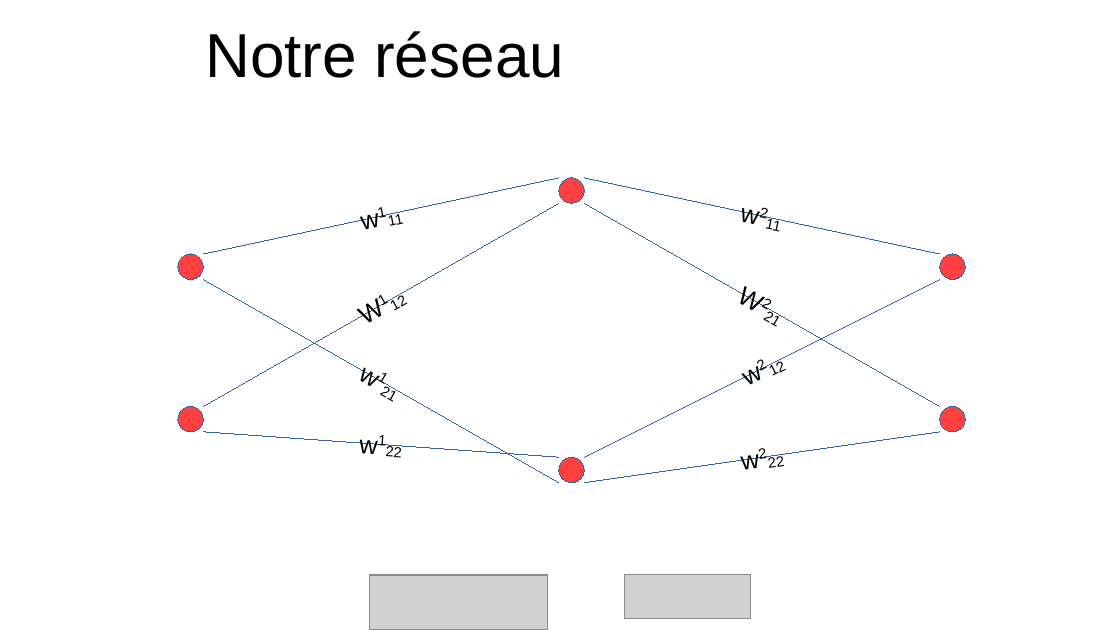
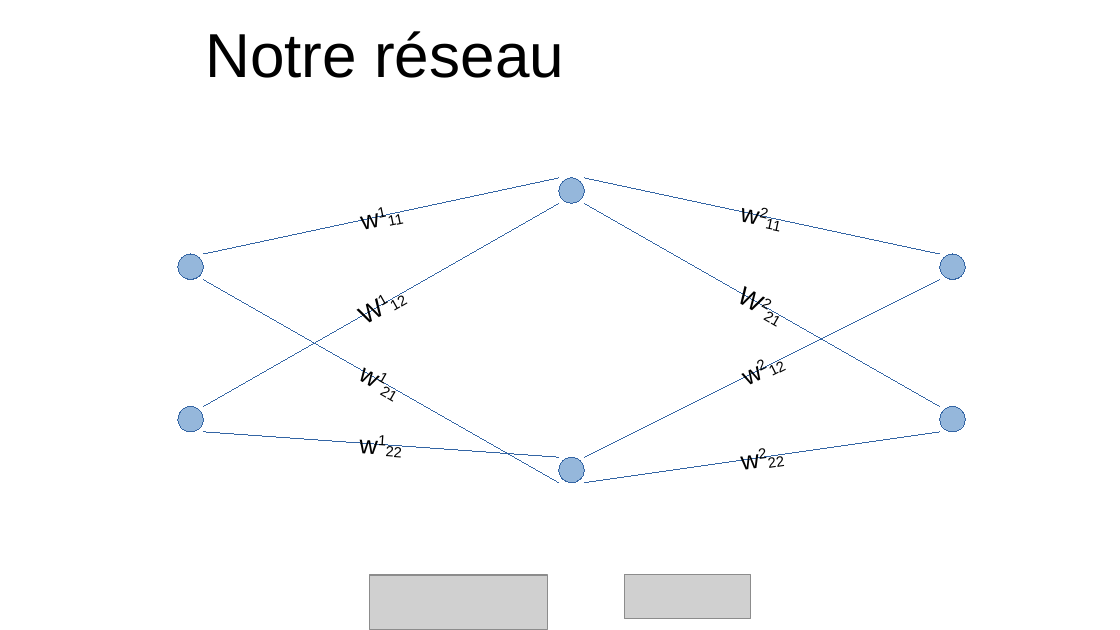
Before and after one commit to Romain-Brg/NN_scheduler_5G, a slide deck: slide 4 of educational_materials/cours_NN.odp. Drawn at 1120x630 pixels with LibreOffice and Linux fonts; fonts in the diff are those of the drawing; grey boxes stand for pictures. Boxes give left, top, right and bottom in pixels: in the first picture for what was removed or moved away, otherwise in the second. Text is boxed around its words. In the diff, an @@ line names an element or a change of style, - is before the commit and + after.

```diff
--- a/educational_materials/cours_NN.odp
+++ b/educational_materials/cours_NN.odp
@@ fill #FF0000 at 75% opacity to #729FCF at 75% opacity in 6 elements at <box>178,254,203,279</box>, <box>178,407,203,432</box>, <box>559,178,584,203</box>, <box>559,457,584,483</box>, <box>940,254,966,279</box>, <box>940,407,966,432</box> @@
```
Also in this commit, not shown: 3 other slides changed, 2 slides added, 3 other files.
